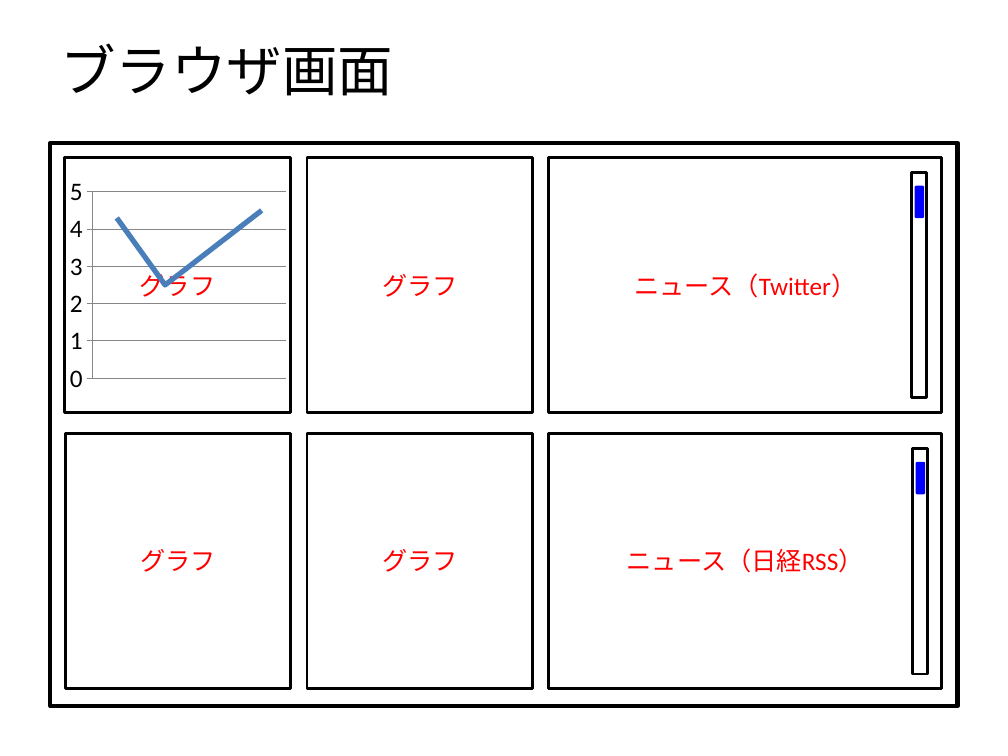
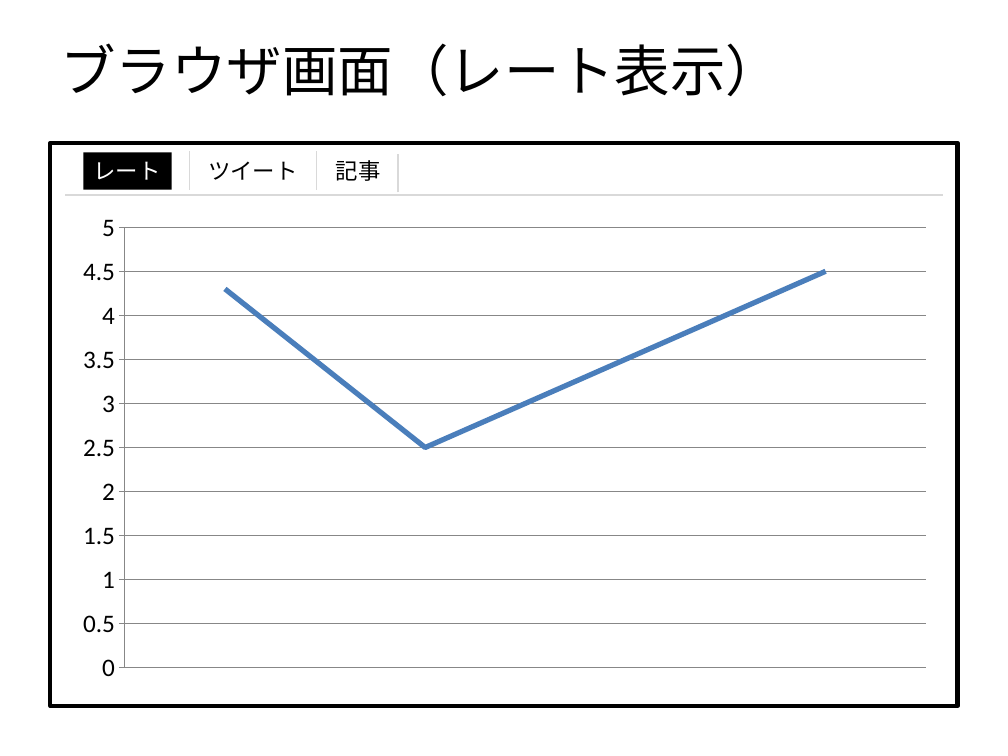
Before and after one commit to Leonis0813/chort, a slide deck: slide 2 of regulus/interface/ui.pptx. Drawn at 1008x756 pixels with LibreOffice and Linux fonts; fonts in the diff are those of the drawing. Boxes give left, top, right and bottom in pixels: in the first picture for what was removed or moved away, otherwise in the second. Text is boxed around its words. In the diff, an @@ line names an element or a change of style, - is before the commit and + after.

```diff
--- a/regulus/interface/ui.pptx
+++ b/regulus/interface/ui.pptx
@@ title at <box>60,43,781,96</box>: text changed @@
-ブラウザ画面
+ブラウザ画面（レート表示）
@@ group added at <box>66,151,943,196</box>: 4 lines, 2 texts, 1 rectangle @@
+レート
+ツイート
+記事
@@ line chart: place and size @@
-line chart at <box>66,172,290,398</box>
+line chart at <box>66,203,943,694</box>
@@ group removed at <box>65,157,941,688</box>: 8 rectangles, 2 rounded rectangles @@
-グラフ
-グラフ
-グラフ
-グラフ
-ニュース（Twitter）
-ニュース（日経RSS）
```
Also in this commit, not shown: 2 other slides changed, 2 slides added.
